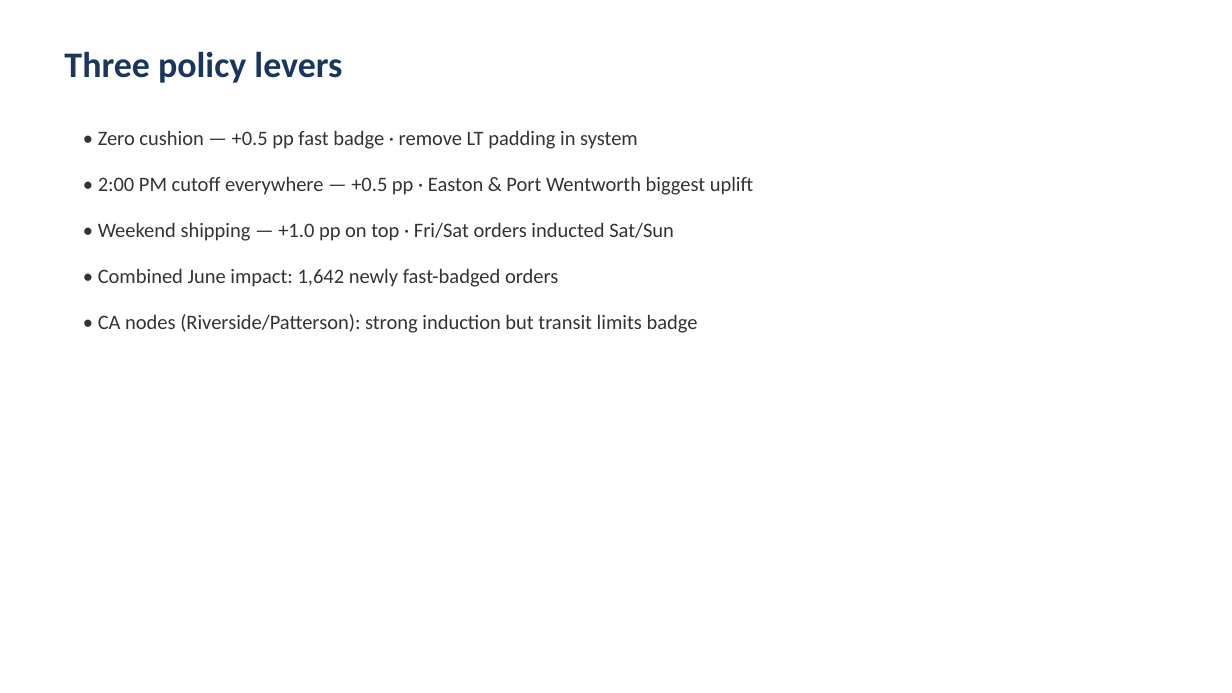
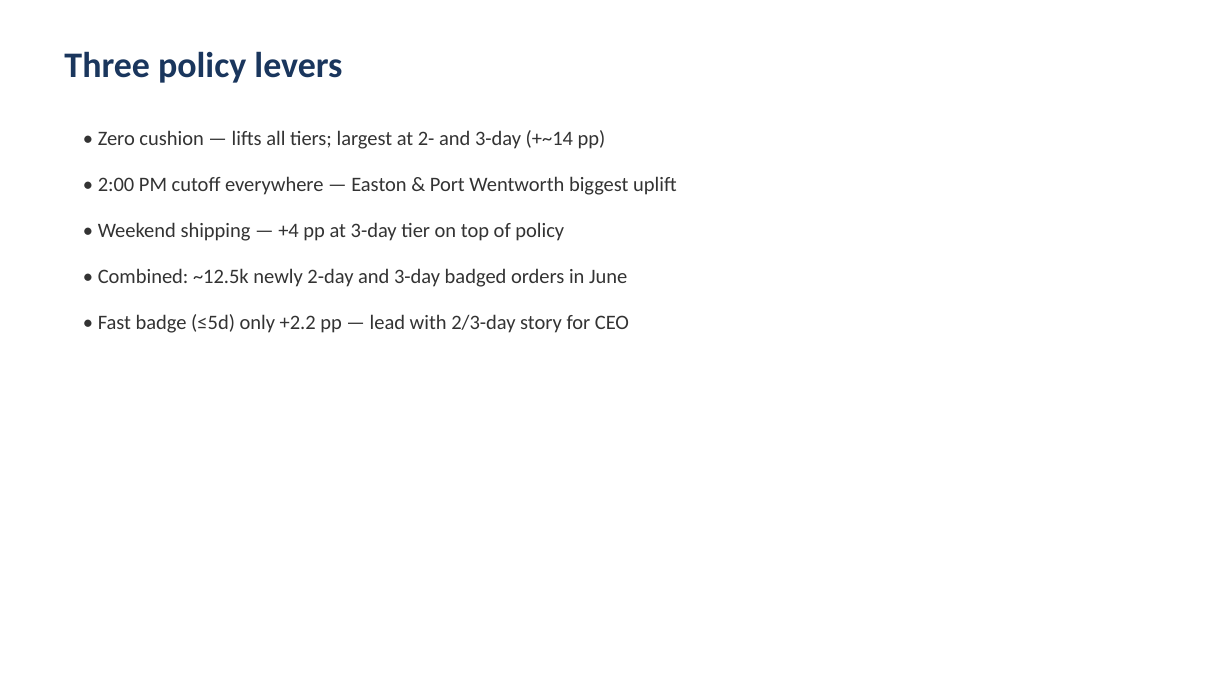
Before and after one commit to et844p/O2S, a slide deck: slide 7 of output/safavieh/Safavieh_CEO_June_MSBD.pptx. Drawn at 1232x693 pixels with LibreOffice and Linux fonts; fonts in the diff are those of the drawing. Boxes give left, top, right and bottom in pixels: in the first picture for what was removed or moved away, otherwise in the second. Text is boxed around its words. In the diff, an @@ line names an element or a change of style, - is before the commit and + after.

```diff
--- a/output/safavieh/Safavieh_CEO_June_MSBD.pptx
+++ b/output/safavieh/Safavieh_CEO_June_MSBD.pptx
@@ text at (98,130,606,149): text changed @@
-• Zero cushion — +0.5 pp fast badge · remove LT padding in system
+• Zero cushion — lifts all tiers; largest at 2- and 3-day (+~14 pp)
@@ text at (98,176,677,195): text changed @@
-• 2:00 PM cutoff everywhere — +0.5 pp · Easton & Port Wentworth biggest uplift
+• 2:00 PM cutoff everywhere — Easton & Port Wentworth biggest uplift
@@ text at (98,222,564,241): text changed @@
-• Weekend shipping — +1.0 pp on top · Fri/Sat orders inducted Sat/Sun
+• Weekend shipping — +4 pp at 3-day tier on top of policy
@@ text at (98,268,627,287): text changed @@
-• Combined June impact: 1,642 newly fast-badged orders
+• Combined: ~12.5k newly 2-day and 3-day badged orders in June
@@ text at (98,314,629,333): text changed @@
-• CA nodes (Riverside/Patterson): strong induction but transit limits badge
+• Fast badge (≤5d) only +2.2 pp — lead with 2/3-day story for CEO
```
Also in this commit, not shown: 2 other slides changed, 4 other files.
